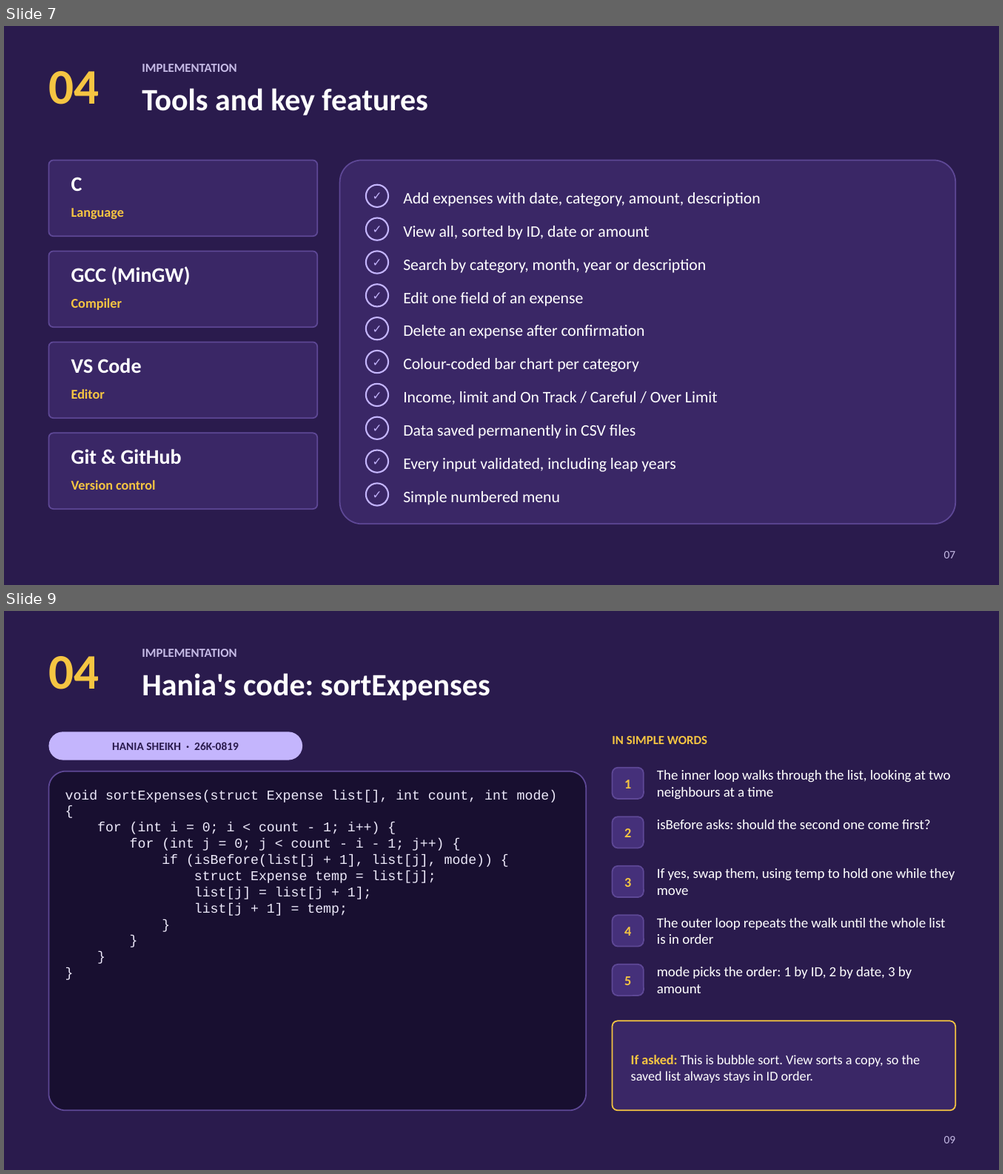
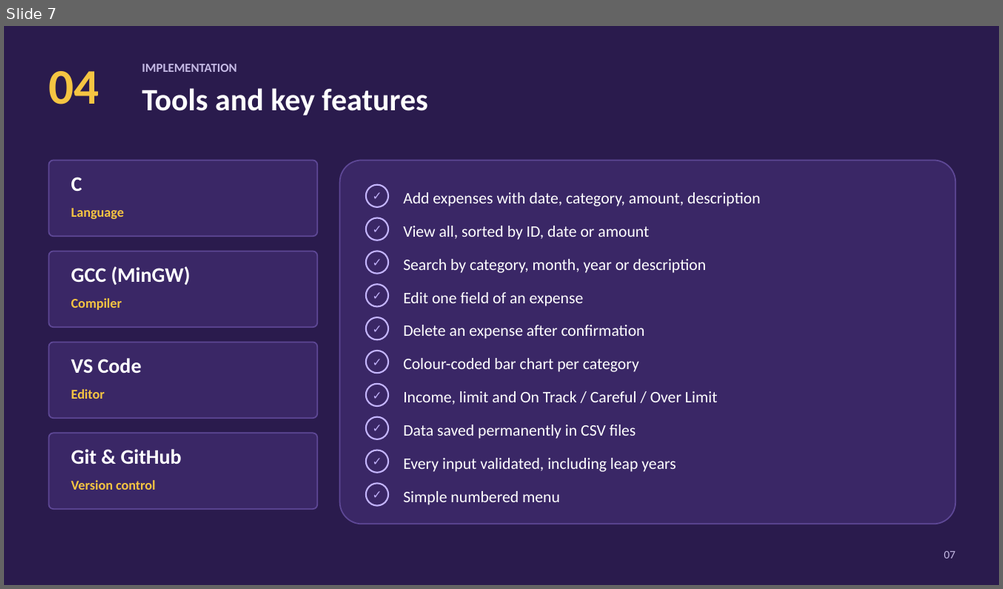
Before and after one commit to aamnafaisal26/Programming-Fundamentals_Lab_Project, a slide deck: Budget Tracker - Presentation.pptx. Shown one above the other, each under a label of ours: slides 7 and 9 before the commit, slide 7 after it; the slides between them are not shown. The pictures are 1003x1174 and 1003x589 pixels, drawn with LibreOffice and Linux fonts; fonts in the diff are those of the drawing. Boxes give left, top, right and bottom in pixels: in the first picture for what was removed or moved away, otherwise in the second. Text is boxed around its words. In the diff, an @@ line names an element or a change of style, - is before the commit and + after.

```diff
--- a/Budget Tracker - Presentation.pptx
+++ b/Budget Tracker - Presentation.pptx
@@ slide 9 removed at (4, 611, 999, 1170), background #2A1B4D @@
@@ text removed at (142, 649, 236, 657) @@
-IMPLEMENTATION
@@ text removed at (48, 656, 99, 689) @@
-04
@@ text removed at (142, 673, 490, 701) @@
-Hania's code: sortExpenses
@@ rounded rectangle removed at (48, 732, 302, 760) @@
-HANIA SHEIKH · 26K-0819
@@ text removed at (612, 736, 707, 744) @@
-IN SIMPLE WORDS
@@ rounded rectangle removed at (48, 772, 586, 1111) @@
@@ rounded rectangle removed at (612, 768, 643, 799) @@
-1
@@ text removed at (657, 770, 950, 800) @@
-The inner loop walks through the list, looking at two neighbours at a time
@@ text removed at (65, 790, 557, 916) @@
-void sortExpenses(struct Expense list[], int count, int mode)
-{
-for (int i = 0; i < count - 1; i++) {
-for (int j = 0; j < count - i - 1; j++) {
-if (isBefore(list[j + 1], list[j], mode)) {
-struct Expense temp = list[j];
-list[j] = list[j + 1];
-list[j + 1] = temp;
-}
-}
-}
-}
@@ rounded rectangle removed at (612, 817, 643, 849) @@
-2
@@ text removed at (657, 820, 930, 829) @@
-isBefore asks: should the second one come first?
@@ rounded rectangle removed at (612, 866, 643, 897) @@
-3
@@ text removed at (657, 869, 954, 895) @@
-If yes, swap them, using temp to hold one while they move
@@ rounded rectangle removed at (612, 915, 643, 947) @@
-4
@@ text removed at (657, 918, 945, 944) @@
-The outer loop repeats the walk until the whole list is in order
@@ rounded rectangle removed at (612, 965, 643, 996) @@
-5
@@ text removed at (657, 967, 911, 994) @@
-mode picks the order: 1 by ID, 2 by date, 3 by amount
@@ rounded rectangle removed at (612, 1022, 956, 1111) @@
@@ text removed at (631, 1055, 920, 1083) @@
-If asked: This is bubble sort. View sorts a copy, so the saved list always stays in ID order.
@@ text removed at (944, 1136, 956, 1144) @@
-09
```
Also in this commit, not shown: 4 slides changed, 1 slide added, 2 other slides removed.
